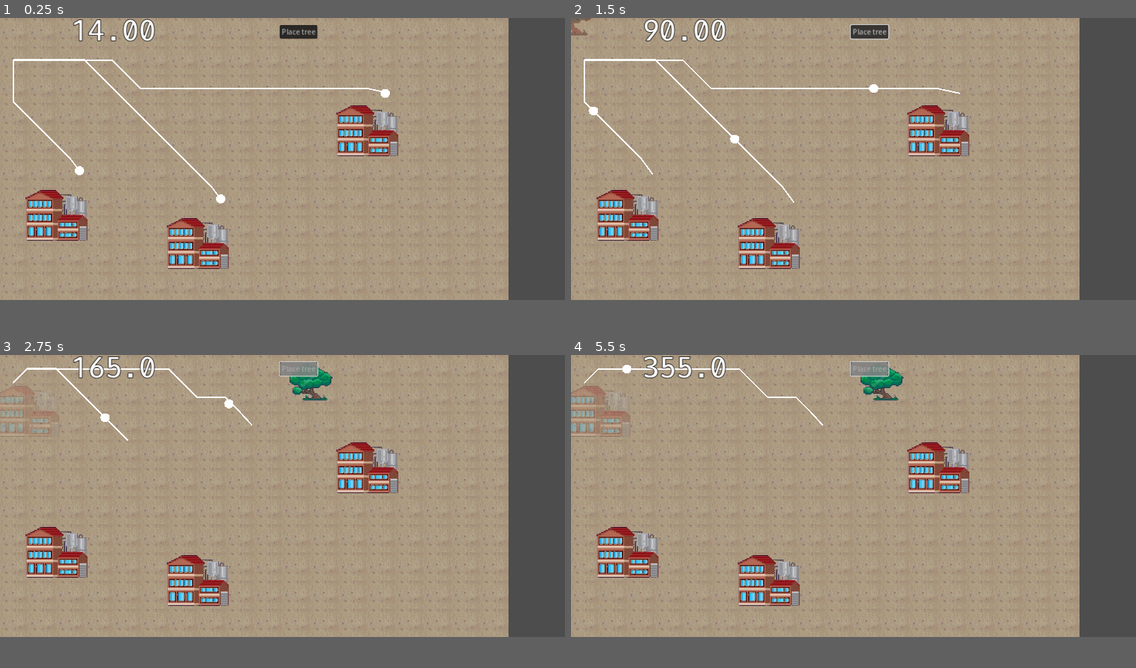
Above: before the commit, frames 1-4 (two rows, left to right).
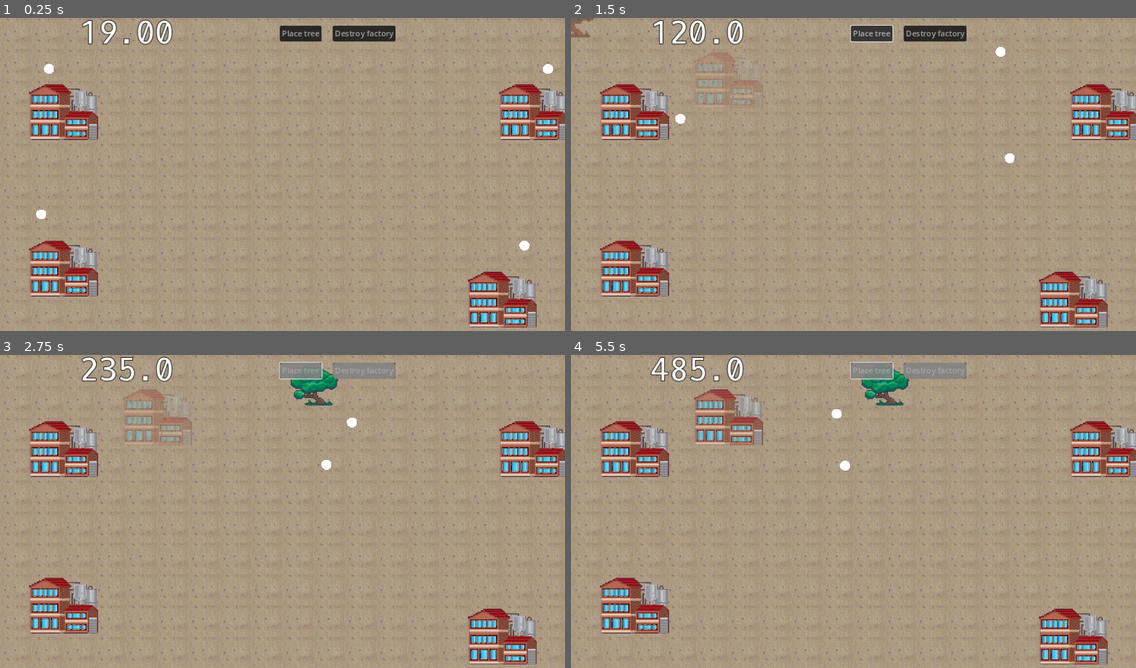
Above: after the commit, the same moments.

Repository: rundoom/Environmentality
Game: Godot game, scene res://world.tscn
Same seed, same stepped clock (60 frames per second), same inputs: the game is played once before the commit and once after it.
Inputs (mouse positions are in pixels of both pictures, inside the frame that each line leads up to):
- Up to frame 1 (0.25 s): no input
- Up to frame 2 (1.5 s): click (932, 30) at 0.5 s, where only the run after the commit has a clickable "Destroy factory"; click "Place tree" at 1.25 s
- Up to frame 3 (2.75 s): click "Place tree" at 2 s
- Up to frame 4 (5.5 s): move the mouse to (672, 417) at 2.77 s; click (672, 417) at 2.92 s; move the mouse to (757, 383) at 3.52 s; click (757, 383) at 3.67 s; move the mouse to (910, 433) at 4.27 s; click (910, 433) at 4.42 s; move the mouse to (825, 552) at 5.02 s; click (825, 552) at 5.17 s
In our replay, the window is 800x400 before the commit and 800x444 after it. These sizes can differ from the game's own. Grey fills any space a smaller window leaves; there, only what the larger window draws over its background counts as a difference.

The runs differ from the first frame. In frame 1, 23% of the frame differs, in the area x 0-100%, y 0-99%; in frame 2, 24%; in frame 3, 24%; in frame 4, 25%.

Commit message:
Factory destroy button

Diff:
--- a/evil_factory.gd
+++ b/evil_factory.gd
@@ -4,6 +4,8 @@
 var GoblicSc = preload("res://goblin.tscn")
 
 var build_step := 0.1
+var under_cursor = false
+@onready var ui = get_tree().get_first_node_in_group("UI")
 
 
 func _on_spawn_timer_timeout() -> void:
@@ -30,3 +32,18 @@
 
 func build_inc():
 	build_progress += build_step
+
+
+func _on_mouse_entered() -> void:
+	under_cursor = true
+
+
+func _on_mouse_exited() -> void:
+	under_cursor = false
+
+
+func _input(event: InputEvent) -> void:
+	if under_cursor and event is InputEventMouseButton and ui.is_destroyer:
+		ui.set_cooldown(20)
+		ui.is_destroyer = false
+		queue_free()
--- a/evil_factory.tscn
+++ b/evil_factory.tscn
@@ -15,10 +15,9 @@
 [node name="EvilFactory" type="StaticBody2D" groups=["evil_factory", "navigation_occluder", "pollution_changer"]]
 collision_layer = 7
 collision_mask = 5
+input_pickable = true
 script = ExtResource("1_qvgby")
 pollution_change = 20
-place_cooldown = null
-build_progress = null
 
 [node name="Sprite" type="Sprite2D" parent="."]
 texture = ExtResource("1_u0pfq")
@@ -27,7 +26,7 @@
 shape = SubResource("RectangleShape2D_g6oqt")
 
 [node name="SpawnTimer" type="Timer" parent="."]
-wait_time = 6.0
+wait_time = 3.0
 autostart = true
 
 [node name="Path2D" type="Path2D" parent="."]
@@ -36,4 +35,7 @@
 [node name="PathFollow2D" type="PathFollow2D" parent="Path2D"]
 position = Vector2(-70, -70)
 
+[connection signal="mouse_entered" from="." to="." method="_on_mouse_entered"]
+[connection signal="mouse_exited" from="." to="." method="_on_mouse_exited"]
+[connection signal="tree_exiting" from="." to="." method="restore_nav"]
 [connection signal="timeout" from="SpawnTimer" to="." method="_on_spawn_timer_timeout"]
--- a/goblin.gd
+++ b/goblin.gd
@@ -1,7 +1,7 @@
 extends CharacterBody2D
 
 
-@export var SPEED = 150
+@export var SPEED = 200
 @onready var FactorySc := load("res://evil_factory.tscn") as PackedScene
 var under_cursor = false
 @onready var ui = get_tree().get_first_node_in_group("UI")
--- a/goblin.tscn
+++ b/goblin.tscn
@@ -53,6 +53,7 @@
 [node name="NavigationObstacle2D" type="NavigationObstacle2D" parent="."]
 
 [node name="Line2D" type="Line2D" parent="."]
+visible = false
 width = 3.0
 
 [node name="CollisionChecker" type="Area2D" parent="."]
--- a/pollution_emitter.gd
+++ b/pollution_emitter.gd
@@ -3,7 +3,7 @@
 
 
 @export var pollution_change := 10
-@export var place_cooldown := 5
+@export var place_cooldown := 10
 @onready var space_state = get_world_2d().direct_space_state
 @onready var world = GeneralLogic.get_world()
 var created_in_runtime = false
@@ -36,3 +36,21 @@
 			var atlas_coords := world.get_cell_atlas_coords(0, cell_coords)
 			world.set_cell(0, cell_coords, 0, atlas_coords, 1)
 			pass
+
+
+func restore_nav():
+	var phys_params = PhysicsShapeQueryParameters2D.new()
+	phys_params.shape = $HitBox.shape
+	phys_params.transform = $HitBox.global_transform
+	phys_params.collision_mask = 4
+
+	var collide_points = space_state.collide_shape(phys_params, 128)
+
+	var used_cells = {}
+	for it in collide_points:
+		var cell_coords = world.local_to_map(it)
+		if cell_coords not in used_cells:
+			used_cells[cell_coords] = null
+			var atlas_coords := world.get_cell_atlas_coords(0, cell_coords)
+			world.set_cell(0, cell_coords, 0, atlas_coords, 0)
+			pass
--- a/project.godot
+++ b/project.godot
@@ -21,7 +21,6 @@
 
 [display]
 
-window/size/viewport_width=1280
 window/size/viewport_height=640
 window/stretch/mode="canvas_items"
 mouse_cursor/custom_image="res://elf_cursor_stub.png"
--- a/ui.gd
+++ b/ui.gd
@@ -32,6 +32,7 @@
 var ShadowSc = preload("res://shadow_building.tscn")
 
 var building_shadow: Node2D
+var is_destroyer = false
 
 
 func _ready() -> void:
@@ -61,13 +62,11 @@
 		real_tree.position = building_shadow.position
 		world.add_child(real_tree)
 
-		toogle_cooldown_lockable(true)
-
-		for it in get_tree().get_nodes_in_group("cooldown_holder"):
-			it.max_value = real_tree.place_cooldown
-			it.value = it.max_value
-	if building_shadow != null and event is InputEventMouseButton and event.get_button_index() == MOUSE_BUTTON_RIGHT:
-		building_shadow.queue_free()
+		set_cooldown(real_tree.place_cooldown)
+	if event is InputEventMouseButton and event.get_button_index() == MOUSE_BUTTON_RIGHT:
+		var is_destroyer = false
+		if building_shadow != null:
+			building_shadow.queue_free()
 
 
 func _on_create_tree_pressed() -> void:
@@ -85,3 +84,14 @@
 	for it in get_tree().get_nodes_in_group("cooldown_holder"):
 		it.value = clamp(it.value - 1, 0, 2048)
 		if it.value == 0: toogle_cooldown_lockable(false)
+
+
+func set_cooldown(val: int):
+	for it in get_tree().get_nodes_in_group("cooldown_holder"):
+		it.max_value = val
+		it.value = it.max_value
+		toogle_cooldown_lockable(true)
+
+
+func _on_destroy_building_pressed() -> void:
+	is_destroyer = true
--- a/ui.tscn
+++ b/ui.tscn
@@ -42,4 +42,28 @@
 mouse_filter = 2
 show_percentage = false
 
+[node name="Container2" type="PanelContainer" parent="."]
+anchors_preset = 8
+anchor_left = 0.5
+anchor_top = 0.5
+anchor_right = 0.5
+anchor_bottom = 0.5
+offset_left = 102.0
+offset_top = -304.0
+offset_right = 230.0
+offset_bottom = -273.0
+grow_horizontal = 2
+grow_vertical = 2
+
+[node name="DestroyBuilding" type="Button" parent="Container2" groups=["cooldown_lockable"]]
+layout_mode = 2
+text = "Destroy factory"
+
+[node name="ProgressBar" type="ProgressBar" parent="Container2" groups=["cooldown_holder"]]
+layout_mode = 2
+size_flags_vertical = 1
+mouse_filter = 2
+show_percentage = false
+
 [connection signal="pressed" from="Container/CreateTree" to="." method="_on_create_tree_pressed"]
+[connection signal="pressed" from="Container2/DestroyBuilding" to="." method="_on_destroy_building_pressed"]
--- a/world.tscn
+++ b/world.tscn
@@ -55,15 +55,19 @@
 position = Vector2(987, 366)
 
 [node name="EvilFactory" parent="." instance=ExtResource("5_x4r0a")]
-position = Vector2(440, 468)
+position = Vector2(1002, 520)
 build_progress = 1.0
 
 [node name="EvilFactory2" parent="." instance=ExtResource("5_x4r0a")]
-position = Vector2(120, 399)
+position = Vector2(124, 511)
+build_progress = 1.0
+
+[node name="EvilFactory4" parent="." instance=ExtResource("5_x4r0a")]
+position = Vector2(127, 161)
 build_progress = 1.0
 
 [node name="EvilFactory3" parent="." instance=ExtResource("5_x4r0a")]
-position = Vector2(800.147, 239.666)
+position = Vector2(1027, 133)
 build_progress = 1.0
 
 [node name="ElfCursorStub" type="Sprite2D" parent="."]
